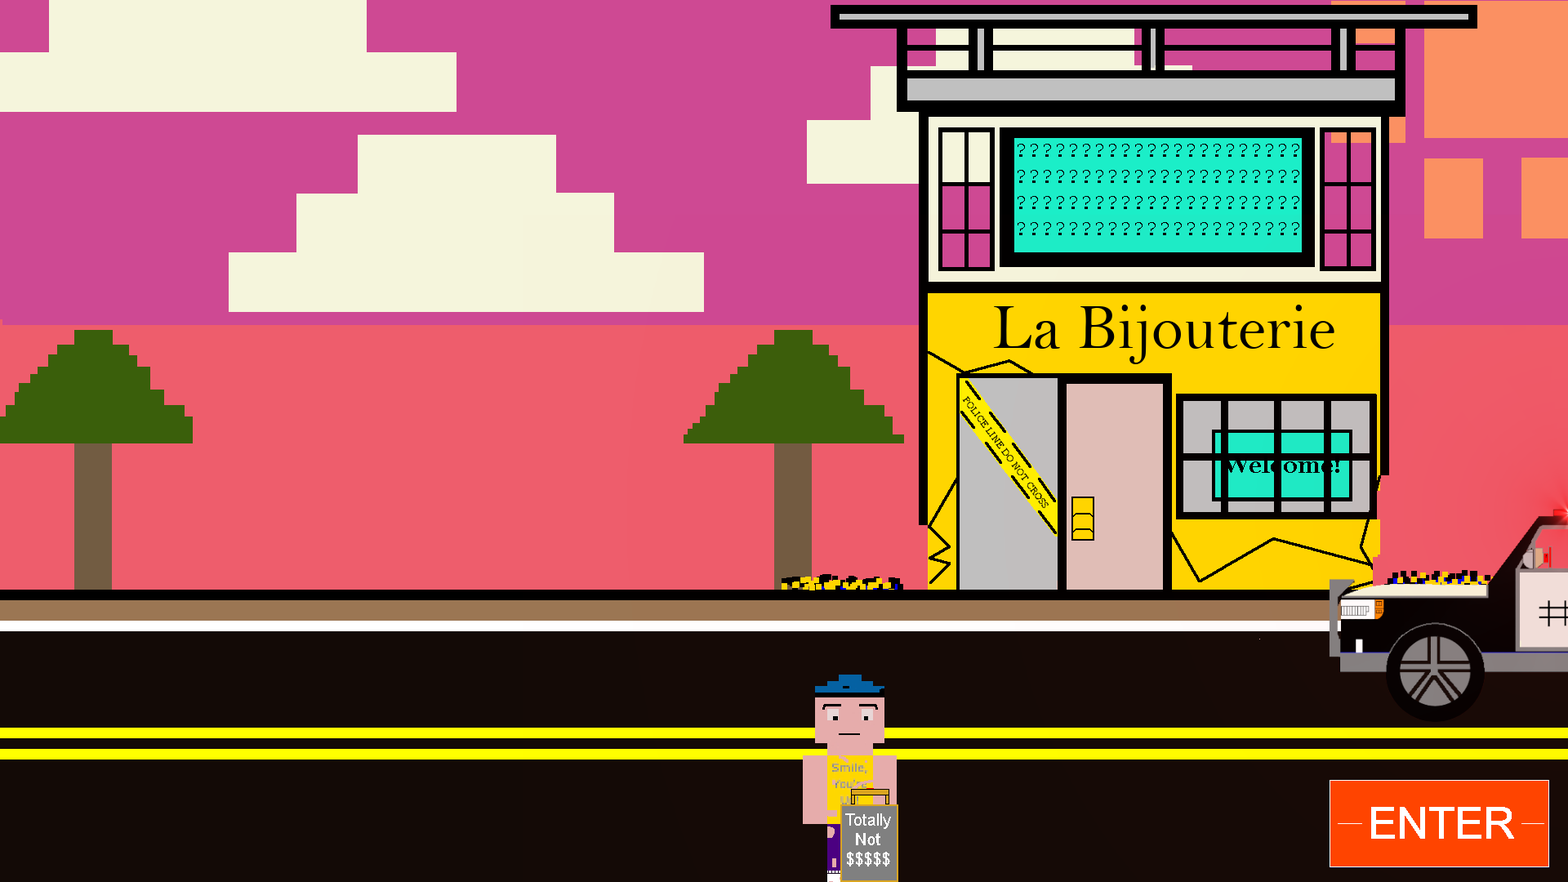
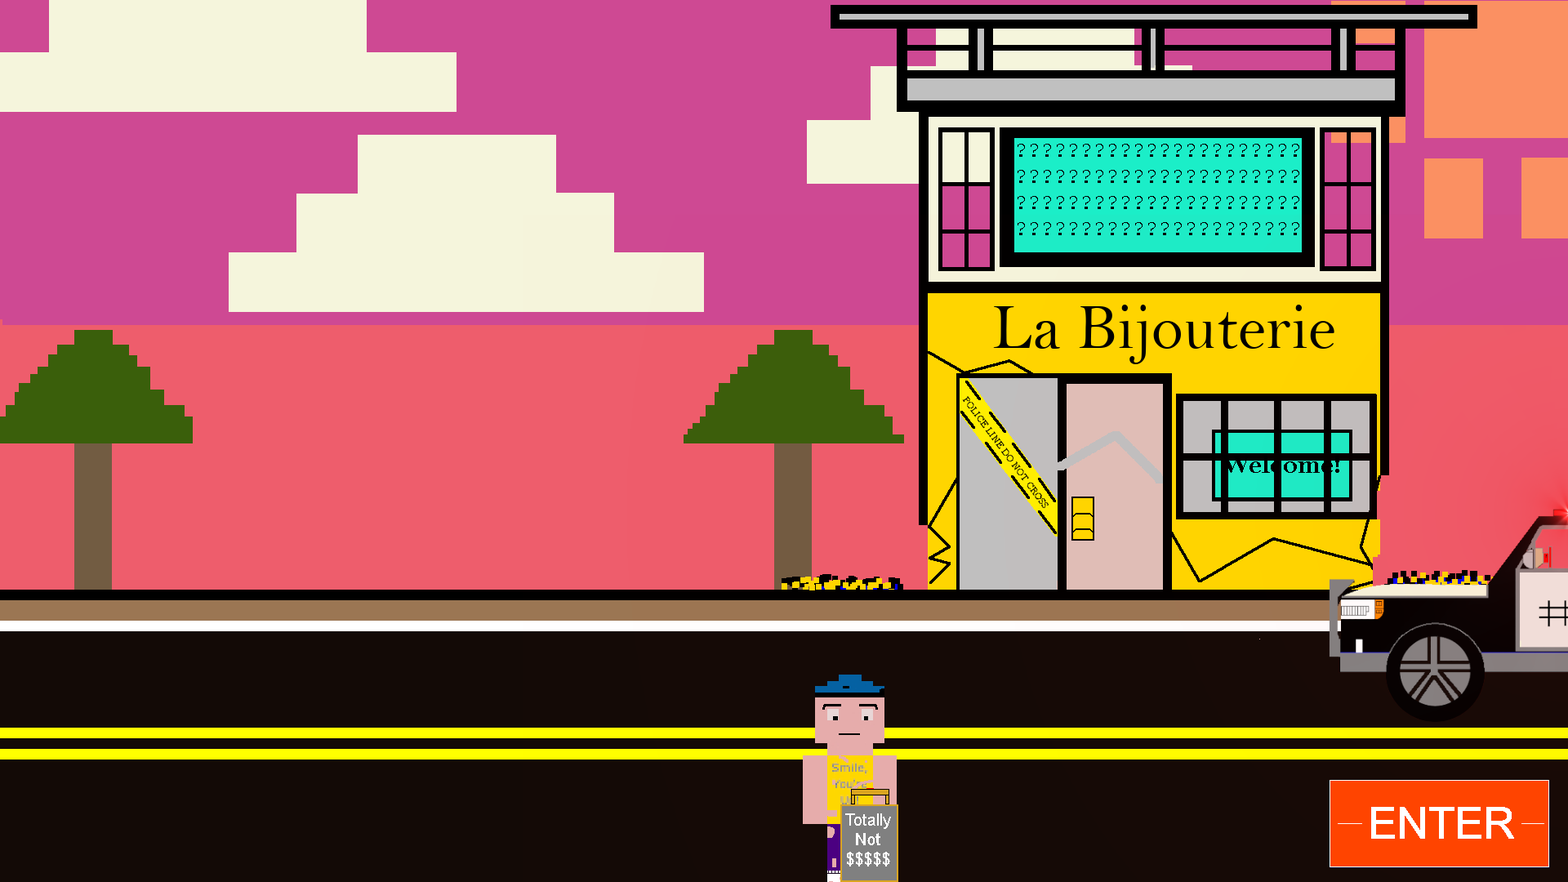
Before/after of a 1568×882 layered artwork. What changed in the layer stack:
added layer "Background copy #8" above "Background copy #7" over [1057, 431, 1163, 484]
hid "Background copy #7" over [1057, 431, 1163, 484]